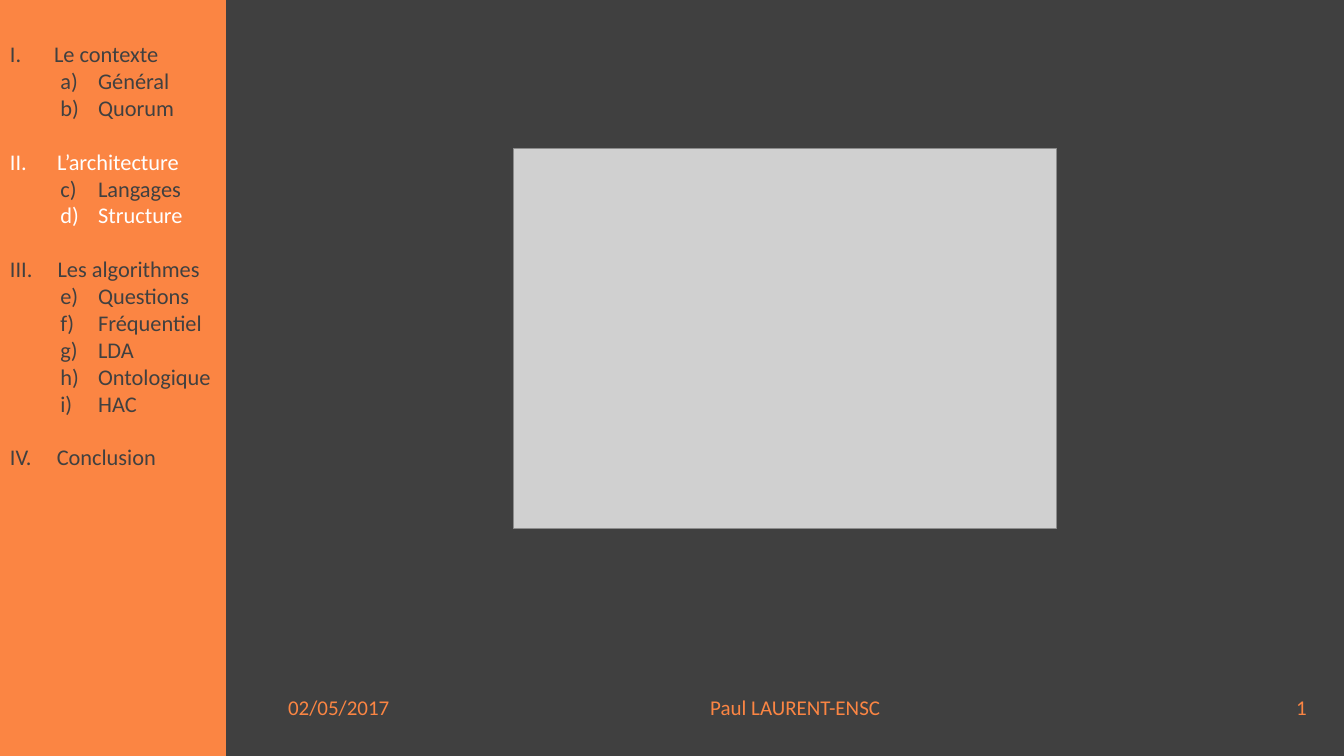
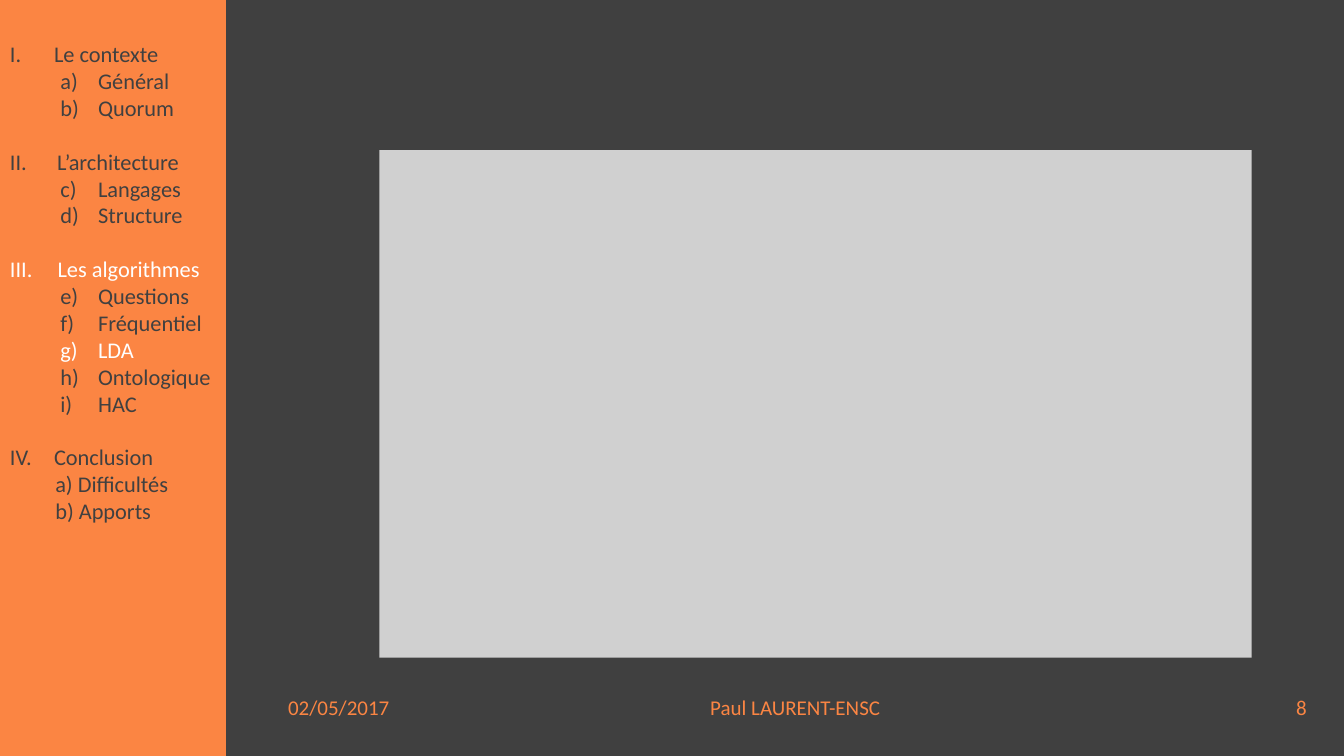
Before and after one commit to paullaurent/verbatim, a slide deck: slide 8 of Présentation2.pptx (slide 6 before the commit). Drawn at 1344x756 pixels with LibreOffice and Linux fonts; fonts in the diff are those of the drawing; grey boxes stand for pictures. Boxes give left, top, right and bottom in pixels: in the first picture for what was removed or moved away, otherwise in the second. Text is boxed around its words. In the diff, an @@ line names an element or a change of style, - is before the commit and + after.

```diff
--- a/Présentation2.pptx
+++ b/Présentation2.pptx
@@ picture removed at (x1=513, y1=148, x2=1057, y2=528) @@
@@ text at (x1=10, y1=154, x2=200, y2=358): text colour #FFFFFF to #404040 in "II. L’architecture", "Structure"; text colour #404040 to #FFFFFF in "III. Les algorithmes", "LDA" @@
@@ picture added at (x1=379, y1=150, x2=1251, y2=657) @@
@@ text at (x1=54, y1=449, x2=168, y2=523): text changed @@
-IV. Conclusion
+IV. Conclusion
+a) Difficultés
+b) Apports
@@ text at (x1=288, y1=700, x2=1307, y2=716): text changed @@
-02/05/2017 Paul LAURENT-ENSC 1
+02/05/2017 Paul LAURENT-ENSC 8
```
Also in this commit, not shown: 7 other slides changed, 4 slides added.
